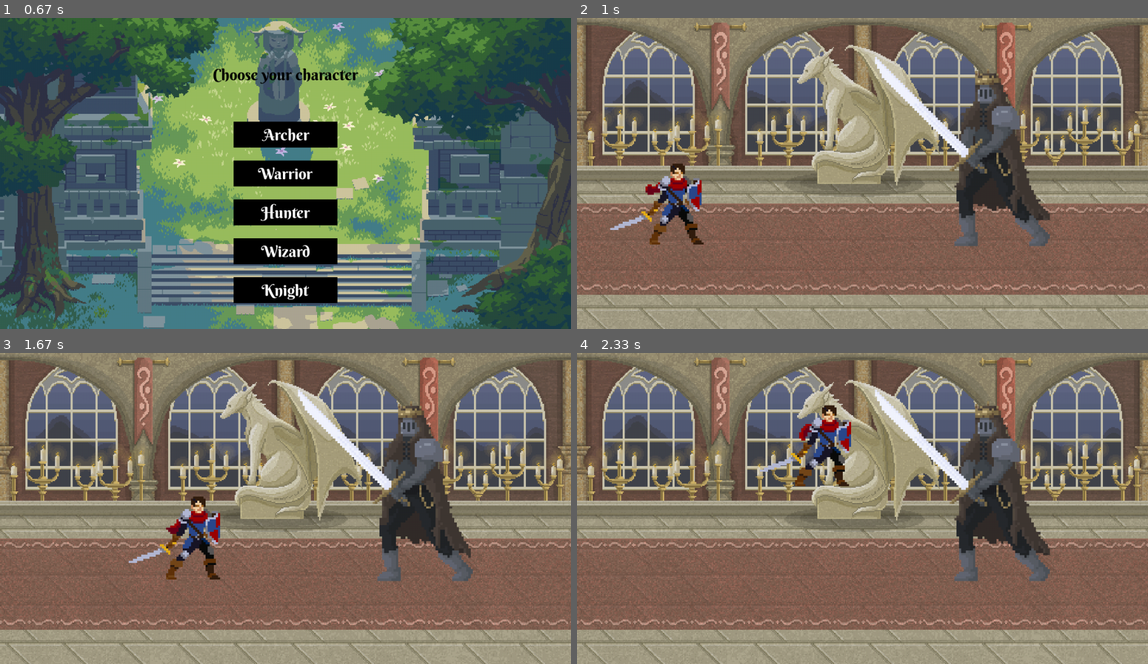
Above: before the commit, frames 1-4 (two rows, left to right).
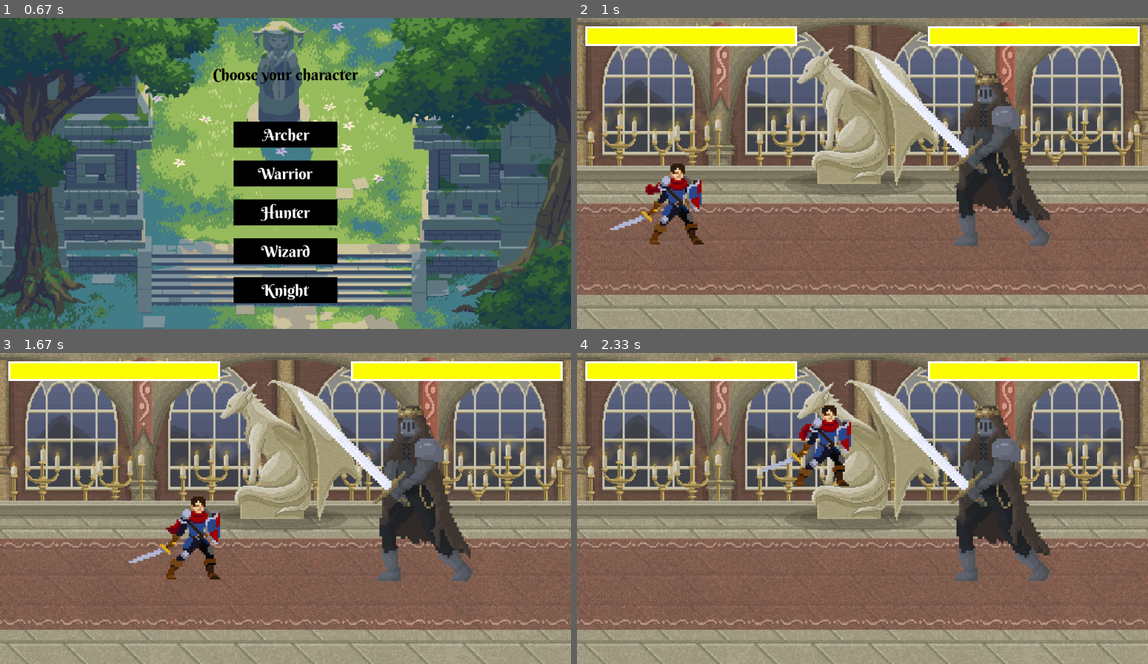
Above: after the commit, the same moments.

Repository: DouglasFernan/ProjetoPOOPygame
Game: pygame game, started from game_engine.py
Two runs of this game, one before a commit and one after it. Both use one fixed random seed, a clock stepped at 60 frames per second and the inputs below.
Inputs:
- Up to frame 1 (0.67 s): click "Play" at 0.38 s
- Up to frame 2 (1 s): click "Knight" at 0.72 s
- Up to frame 3 (1.67 s): hold M 1-1.47 s; hold D 1-1.47 s; hold D from 1.5 s (still down)
- Up to frame 4 (2.33 s): release D at 1.97 s; hold W 2-2.3 s

Frame 1 is identical in both runs. In frame 2, 4.7% of the frame differs, in the area x 1-99%, y 2-9%; in frame 3, 4.7%; in frame 4, 4.7%.

Commit message:
enviando movimentação e health bar

Diff:
--- a/game_engine.py
+++ b/game_engine.py
@@ -79,8 +79,14 @@
 
 
 # cores
-cor_botao = (0, 0, 0)  # cor preta
-cor_texto = (255, 255, 255)  # cor branca
+
+black = (0, 0, 0) # cor preta
+white = (255, 255, 255) # cor branca
+yellow = (255, 255, 0)  # cor amarela
+red = (255, 0, 0) # cor vermelha
+
+cor_botao = black
+cor_texto = white
 
 play_botao = pygame.Rect(largura // 2 - 100, altura // 2 - 25, 200, 50)
 play_cor = cor_botao
@@ -221,6 +227,8 @@
         relogio = pygame.time.Clock()
         FPS = 30
 
+
+
         # sprite_inimigos com o inimigo do primeiro andar
         sprite_inimigos = pygame.sprite.Group()
         self.dungeon.get_current_floor().create_enemy(sprite_inimigos)
@@ -236,7 +244,6 @@
 
             todas_as_sprites.draw(tela)
 
-
             if not sprite_inimigos:
                 if self.dungeon.advance_to_next_floor():
                     tela.blit(self.dungeon.get_current_floor().image, (0, 0))
@@ -244,12 +251,16 @@
                     sprite_inimigos = pygame.sprite.Group()
                     self.dungeon.get_current_floor().create_enemy(sprite_inimigos)
 
-
-            current_enemy = self.dungeon.get_current_floor().get_current_enemy()
             # esse for não tinha esperança de dar certo, mas deu, puthon é surreal kkkkkkk
             for i in todas_as_sprites:
-                i.move(tela, current_enemy)
-
+                i.move(tela, self.dungeon.get_current_floor().get_current_enemy())
+
+                if isinstance(i,(Archer, Warrior, Hunter, Wizard, Knight)):
+                    current_player = i
+
+
+                self.draw_health_bar(current_player.health, 20, 20)
+                self.draw_health_bar(self.dungeon.get_current_floor().get_current_enemy().health, 680, 20)
 
             sprite_inimigos.draw(tela)
             sprite_inimigos.update()
@@ -259,6 +270,12 @@
     def next_floor(self):
         self.current_floor += 1
         self.floor_in_progress = False
+
+    def draw_health_bar(self, health, x, y):
+        ratio = health / 100
+        pygame.draw.rect(tela, white, (x - 4, y - 4, 408, 38))
+        pygame.draw.rect(tela, red, (x, y, 400, 30))
+        pygame.draw.rect(tela, yellow, (x, y, 400 * ratio, 30))
 
 
 class Dungeon:
@@ -311,5 +328,6 @@
     def get_current_enemy(self):
         return self.current_enemy
 
+
 run = GameEngine()
 run.run()
--- a/inimigos.py
+++ b/inimigos.py
@@ -18,6 +18,7 @@
 class DarkWarrior(Inimigo, pygame.sprite.Sprite):
     def __init__(self, sprite):
         pygame.sprite.Sprite.__init__(self)
+        self.health = 100
         self.sprites = []
         for i in range(8):
             img = sprite.subsurface((i * 100, 0), (100, 100))
@@ -36,8 +37,15 @@
         self.image = self.sprites[int(self.index_lista)]
         self.image = pygame.transform.flip(self.image, True, False)
 
-    def ataque_basico(self, alvo):
-        pass
+    def attack(self, surface, target):
+        self.attacking = True
+        attacking_rect = pygame.Rect(self.rect.centerx, self.rect.y, self.rect.width, self.rect.height) #coordenada x, y, largura e altura. será o alcance do ataque
+        if attacking_rect.colliderect(target.rect):
+            dano = self.power
+            target.health = - dano
+
+        pygame.draw.rect(surface, (0, 255, 0), attacking_rect)
+        self.attacking = False
 
 
 class EvilWizard(Inimigo, pygame.sprite.Sprite):
--- a/personagens.py
+++ b/personagens.py
@@ -195,7 +195,10 @@
         pygame.sprite.Sprite.__init__(self)
         self.vel_y = 0
         self.jump = False
+        self.attacking = False
         self.attack_type = 0
+        self.health = 100
+        self.power = 13
         self.sprites = []
         self.sprites.append(pygame.image.load(
             "sprites/knight/HeroKnight_Idle_0.png"))
@@ -235,21 +238,29 @@
         # press teclas
         key = pygame.key.get_pressed()
 
-        # movimento
-        if key[pygame.K_a]:
-            dx = - SPEED
-        if key[pygame.K_d]:
-            dx = SPEED
-
-        # pulo
-        if key[pygame.K_w] and self.jump == False:
-            self.vel_y = -30
-            self.jump = True
-
-        # atacar
-        if key[pygame.K_m]:
-            self.attack_type = 1
-            self.attack(surface, target)
+        # só realiza ações se não estiver atacando
+        if self.attacking == False:
+            # movimento
+            if key[pygame.K_a]:
+                dx = - SPEED
+            if key[pygame.K_d]:
+                dx = SPEED
+            # pulo
+            if key[pygame.K_w] and self.jump == False:
+                self.vel_y = -30
+                self.jump = True
+            # atacar
+            if key[pygame.K_m]:
+                self.attack_type = 1
+                self.attack(surface, target)
+                # se tiver mais de um ataque:
+                # if key[pygame.K_m]:
+                #     self.attack_type =1
+                # if key[pygame.K_n]:
+                #     self.attack_type =2
+
+
+
         # aplicar gravidade
         self.vel_y += GRAVITY
         dy += self.vel_y
@@ -270,9 +281,12 @@
         self.rect.y += dy
 
     def attack(self, surface, target):
+        self.attacking = True
         attacking_rect = pygame.Rect(self.rect.centerx, self.rect.y, self.rect.width, self.rect.height) #coordenada x, y, largura e altura. será o alcance do ataque
         if attacking_rect.colliderect(target.rect):
-            print("hit")
-
+            dano = self.power
+            target.health -= dano
+            print('hit')
 
         pygame.draw.rect(surface, (0, 255, 0), attacking_rect)
+        self.attacking = False
